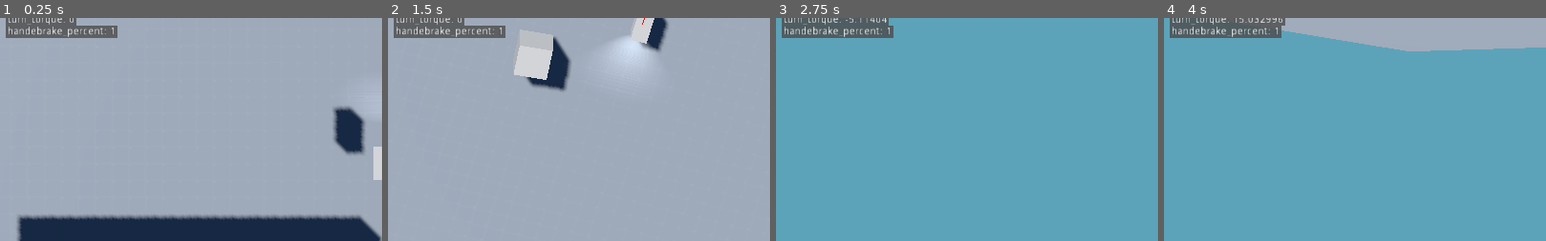
Above: before the commit, frames 1-4 (left to right).
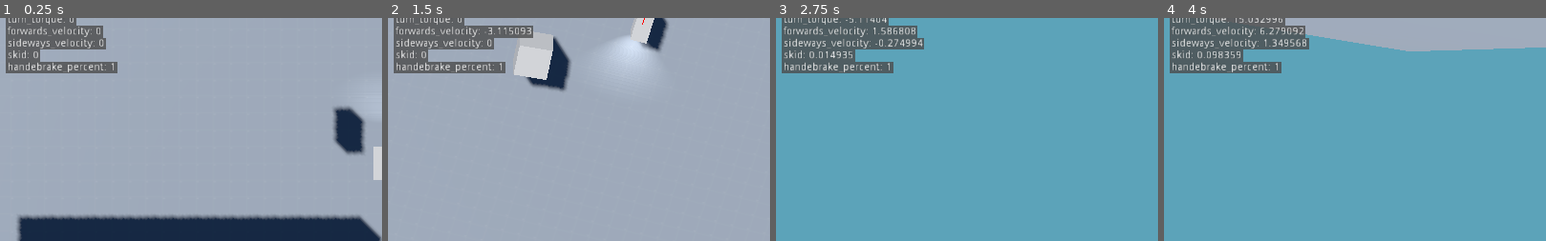
Above: after the commit, the same moments.

Repository: anthonyec/201212_godot_car_physics
Game: Godot game, scene res://scenes/simple_car.tscn
The game is run twice, just before and just after one commit, with the same random seed, the same clock (stepped at 60 frames per second) and the same inputs.
Inputs (mouse positions are % of the whole screen's width and height, from its top left):
- Up to frame 1 (0.25 s): no input
- Up to frame 2 (1.5 s): move the mouse to (72, 45) at 0.52 s; hold D (move_right) 0.53-1.28 s; hold Right mouse button (camera_aim) 0.53-1.28 s; click (72, 45) at 0.67 s; move the mouse to (30, 55) at 1.27 s; hold S (brake) from 1.28 s (still down); tap Shift (camera_slow_mod) at 1.35 s
- Up to frame 3 (2.75 s): move the mouse to (60, 28) at 2.02 s; release S (brake) at 2.03 s; hold D (move_right) from 2.03 s (still down); hold Right mouse button (camera_aim) from 2.03 s (still down)
- Up to frame 4 (4 s): move the mouse to (45, 70) at 2.77 s; release D (move_right) at 2.78 s; release Right mouse button (camera_aim) at 2.78 s; hold W (accelerate) 2.78-3.53 s; tap Shift (camera_slow_mod) at 2.85 s; click (45, 70) at 2.92 s; move the mouse to (80, 65) at 3.52 s; hold A (move_left) from 3.53 s (still down); hold Right mouse button (camera_aim) from 3.53 s (still down)
The pictures show only the part of the screen within x 0-50%, y 5-55%; the shares and areas given below are measured in that part.

The runs differ from the first frame. In frame 1, 3.7% of the frame differs, in the area x 1-31%, y 3-25%; in frame 2, 3.9%; in frame 3, 5.3%, in the area x 1-39%, y 3-25%; in frame 4, 5.2%.

Commit message:
Add crappy skid

Diff:
--- a/entities/simple_car/simple_car.gd
+++ b/entities/simple_car/simple_car.gd
@@ -42,15 +42,17 @@
 	DebugDraw.set_text("turn_torque", turn_torque)
 
 	self.add_central_force(
-		-self.global_transform.basis.z.normalized() * acceleration_force
+		-self.global_transform.basis.z.normalized() * (acceleration_force)
 	)
+
+	# TODO: Work out how to slow the car when handbrake is applied
+#	if handebrake != 0:
+#		self.add_central_force(self.global_transform.basis.z.normalized() * 18)
 
 	self.add_torque(Vector3(0, turn_torque, 0))
 
 func _apply_counter_forces():
 	var handebrake_percent = 1 - (0.5 * handebrake)
-
-	DebugDraw.set_text("handebrake_percent", handebrake_percent)
 
 	# Add friction forward and backward
 	var forwards_velocity = self.linear_velocity.dot(-self.global_transform.basis.z.normalized())
@@ -61,6 +63,7 @@
 	var counter_torque = (max_turn_torque / 2);
 	self.add_torque(Vector3(0, -self.angular_velocity.y * counter_torque * handebrake_percent, 0))
 
+	# Forward friction
 	self.add_central_force(
 		self.global_transform.basis.z.normalized() * (forwards_velocity * 1)
 	)
@@ -69,10 +72,17 @@
 	# https://www.reddit.com/r/Unity3D/comments/8ms5r5/how_to_find_local_sideways_velocity_of_an_object/
 	var sideways_velocity = self.linear_velocity.dot(self.global_transform.basis.x.normalized())
 
-	# TODO: Turn this into a curve to have less friction faster you go?
+	# TODO: Make magic number 5 into a var, maybe max sideways friction?
 	var counter_sideways_force = -self.global_transform.basis.x.normalized() * (sideways_velocity * (5 * handebrake_percent))
 
 	self.add_central_force(counter_sideways_force)
+
+	var skid = clamp(abs((sideways_velocity / (max_acceleration - forwards_velocity))), 0, 1)
+
+	DebugDraw.set_text("forwards_velocity", forwards_velocity)
+	DebugDraw.set_text("sideways_velocity", sideways_velocity)
+	DebugDraw.set_text("skid", skid)
+	DebugDraw.set_text("handebrake_percent", handebrake_percent)
 
 	DebugDraw.draw_ray_3d(
 		self.global_transform.origin, #  + (-self.global_transform.basis.z.normalized() * 0.2)
